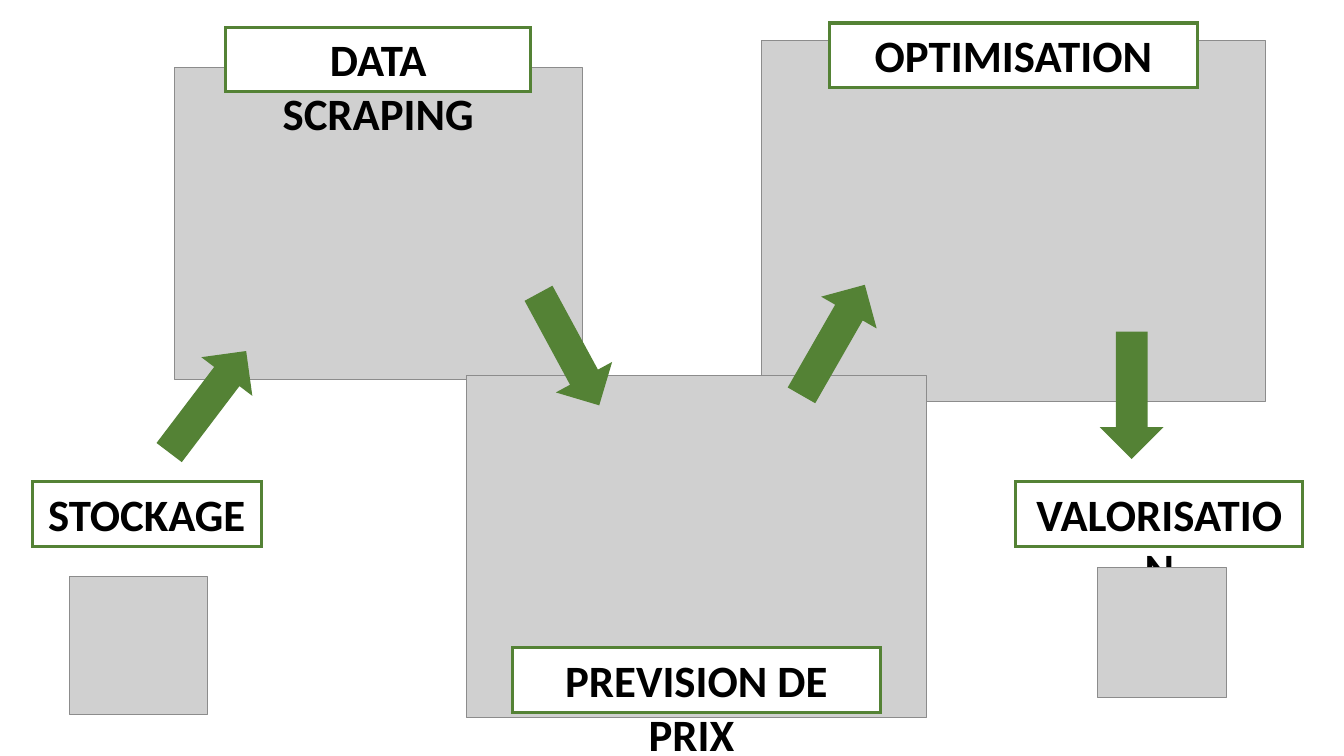
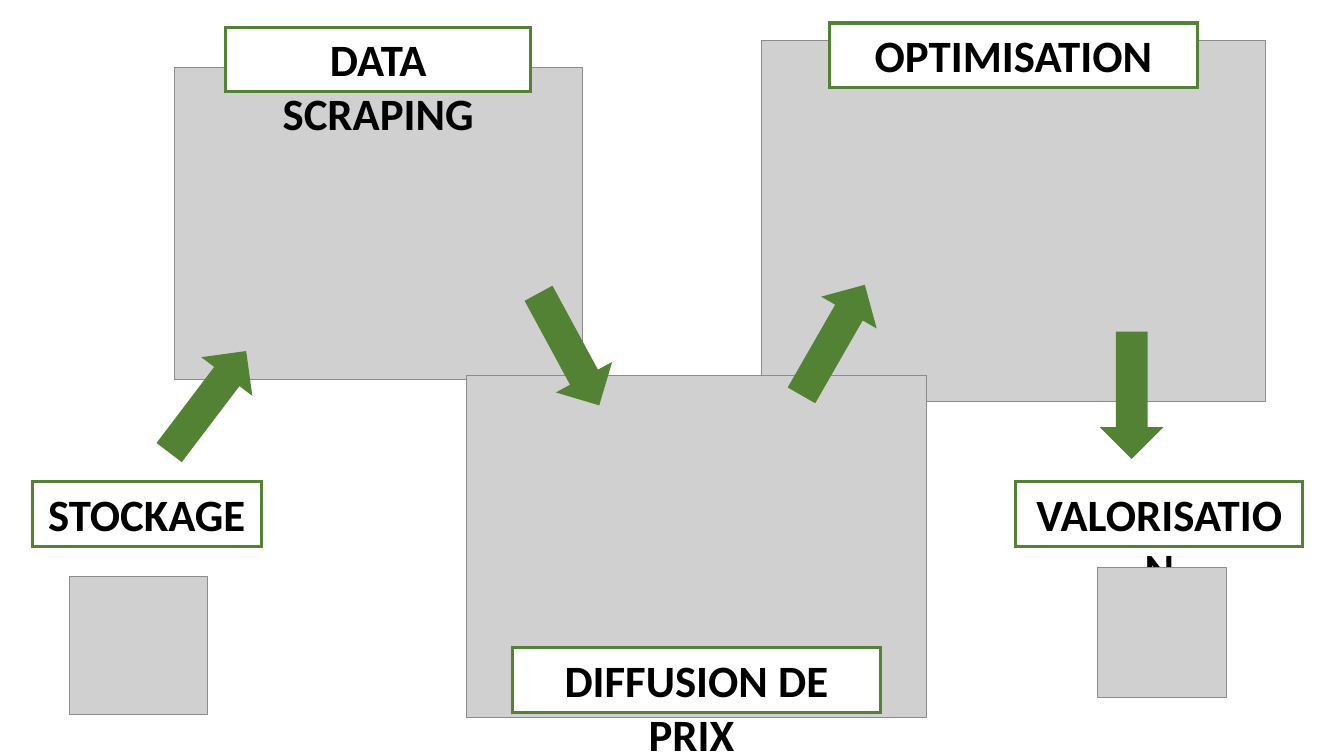
Before and after one commit to paplessix/mines_strat_gaz_nat, a slide deck: slide 2 of img/schema_pa.pptx. Drawn at 1344x756 pixels with LibreOffice and Linux fonts; fonts in the diff are those of the drawing; grey boxes stand for pictures. Boxes give left, top, right and bottom in pixels: in the first picture for what was removed or moved away, otherwise in the second. Text is boxed around its words. In the diff, an @@ line names an element or a change of style, - is before the commit and + after.

```diff
--- a/img/schema_pa.pptx
+++ b/img/schema_pa.pptx
@@ text in rectangle at bbox=[565, 667, 828, 751]: text changed @@
-PREVISION DE PRIX
+DIFFUSION DE PRIX
```
Also in this commit, not shown: 2 other files.
